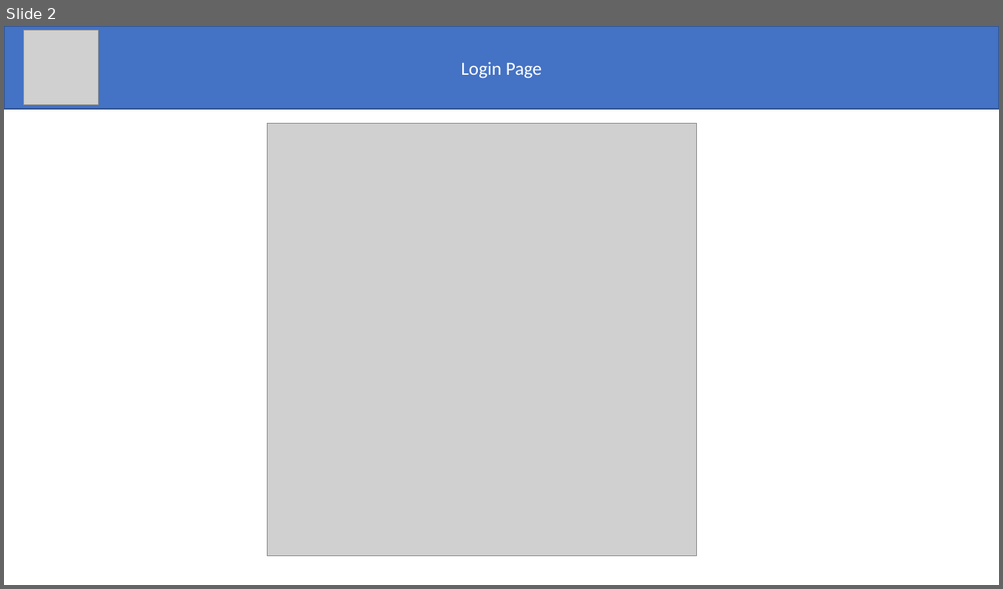
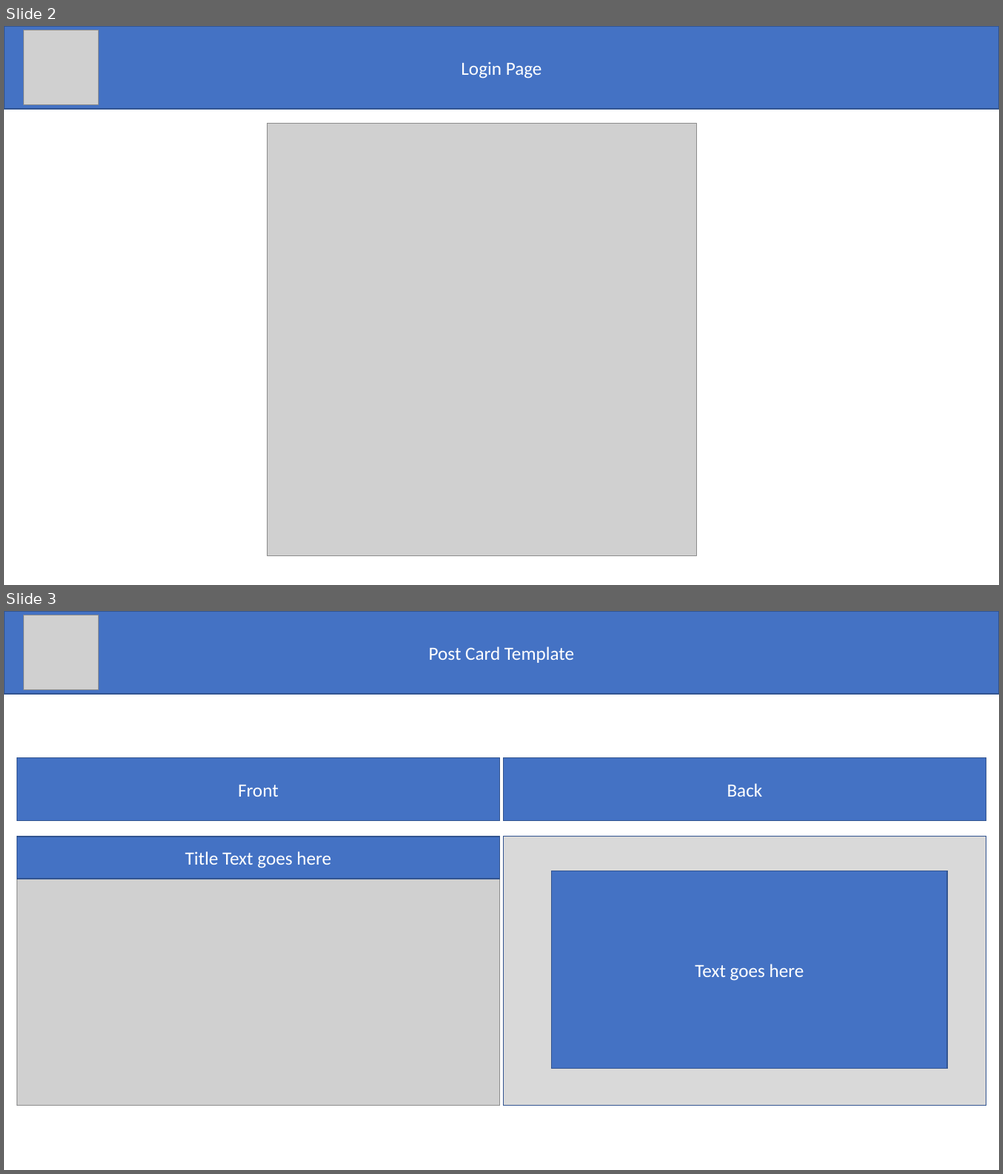
Before and after one commit to SMU-Bootcamp-Project3/Cardify, a slide deck: Wireframe.pptx. Shown one above the other, each under a label of ours: slide 2 before the commit, slides 2 and 3 after it. The pictures are 1003x589 and 1003x1174 pixels, drawn with LibreOffice and Linux fonts; fonts in the diff are those of the drawing; grey boxes stand for pictures. Boxes give left, top, right and bottom in pixels: in the first picture for what was removed or moved away, otherwise in the second. Text is boxed around its words. In the diff, an @@ line names an element or a change of style, - is before the commit and + after.

```diff
--- a/Wireframe.pptx
+++ b/Wireframe.pptx
@@ slide 3 added at (x1=4, y1=611, x2=999, y2=1170), background #FFFFFF @@
@@ rectangle added at (x1=4, y1=611, x2=999, y2=694), fill #4472C4, outline #325491 1 pt, 18 pt, text #FFFFFF @@
+Post Card Template
@@ picture added at (x1=23, y1=615, x2=98, y2=690) @@
@@ rectangle added at (x1=17, y1=758, x2=499, y2=820), fill #4472C4, outline #325491 1 pt, 18 pt, text #FFFFFF @@
+Front
@@ rectangle added at (x1=504, y1=758, x2=986, y2=820), fill #4472C4, outline #325491 1 pt, 18 pt, text #FFFFFF @@
+Back
@@ rectangle added at (x1=17, y1=836, x2=499, y2=1105), fill #D9D9D9, outline #325491 1 pt @@
@@ rectangle added at (x1=17, y1=837, x2=499, y2=880), fill #4472C4, outline #325491 1 pt, 18 pt, text #FFFFFF @@
+Title Text goes here
@@ rectangle added at (x1=504, y1=836, x2=986, y2=1105), fill #D9D9D9, outline #325491 1 pt @@
@@ rectangle added at (x1=552, y1=871, x2=947, y2=1069), fill #4472C4, outline #325491 1 pt, 18 pt, text #FFFFFF @@
+Text goes here
@@ picture added at (x1=17, y1=879, x2=499, y2=1105) @@
```
Also in this commit, not shown: 3 other slides added, 2 slides removed.
